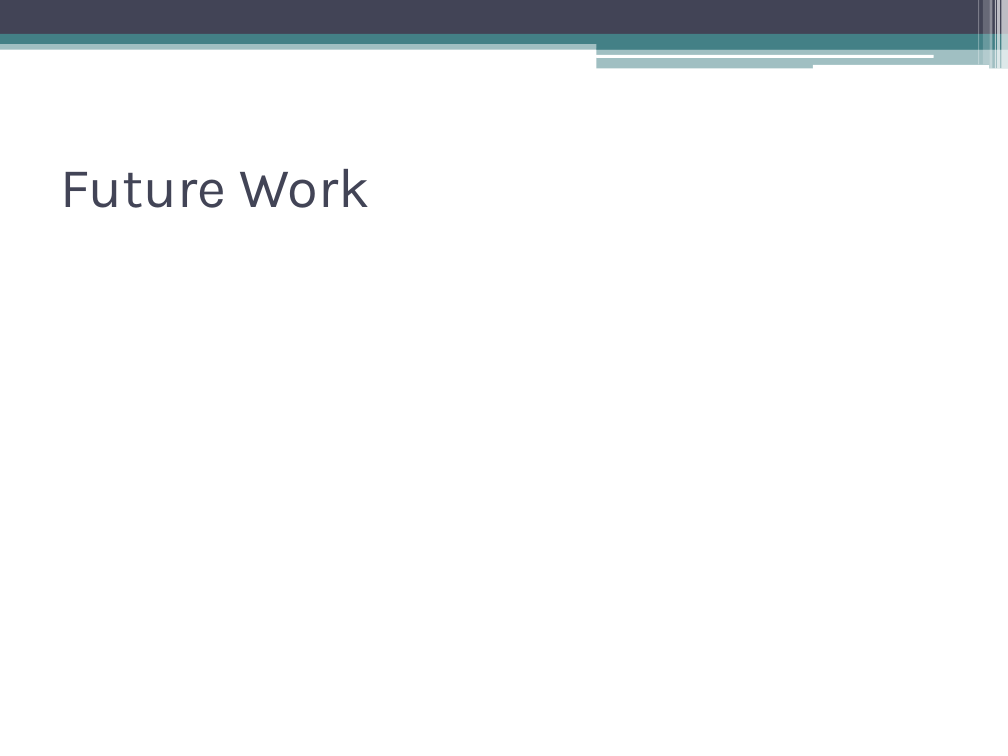
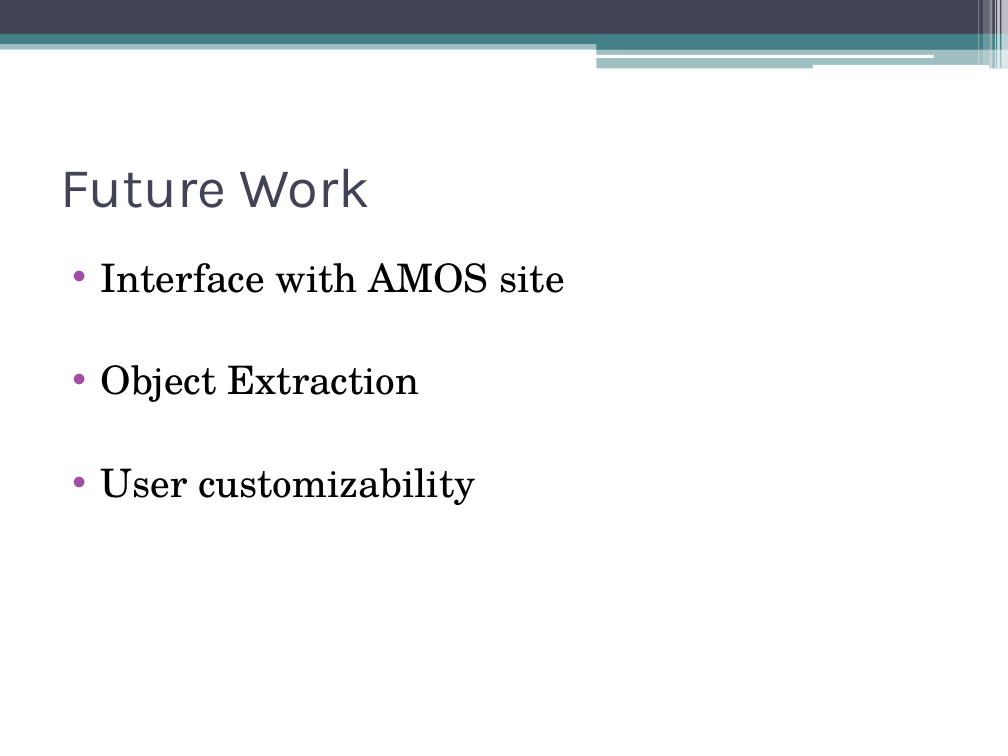
Before and after one commit to dyross/davidrossmastersproject, a slide deck: slide 41 of mastersProject/presentation/visualizationToolsForWebcams.pptx (slide 37 before the commit). Drawn at 1008x756 pixels with LibreOffice and Linux fonts; fonts in the diff are those of the drawing. Boxes give left, top, right and bottom in pixels: in the first picture for what was removed or moved away, otherwise in the second. Text is boxed around its words. In the diff, an @@ line names an element or a change of style, - is before the commit and + after.

```diff
--- a/mastersProject/presentation/visualizationToolsForWebcams.pptx
+++ b/mastersProject/presentation/visualizationToolsForWebcams.pptx
@@ text added at (101, 263, 564, 505), 28 pt, text #000000 @@
+• Interface with AMOS site
+• Object Extraction
+• User customizability
```
Also in this commit, not shown: 10 other slides changed, 10 slides added, 6 slides removed, 11 other files.
